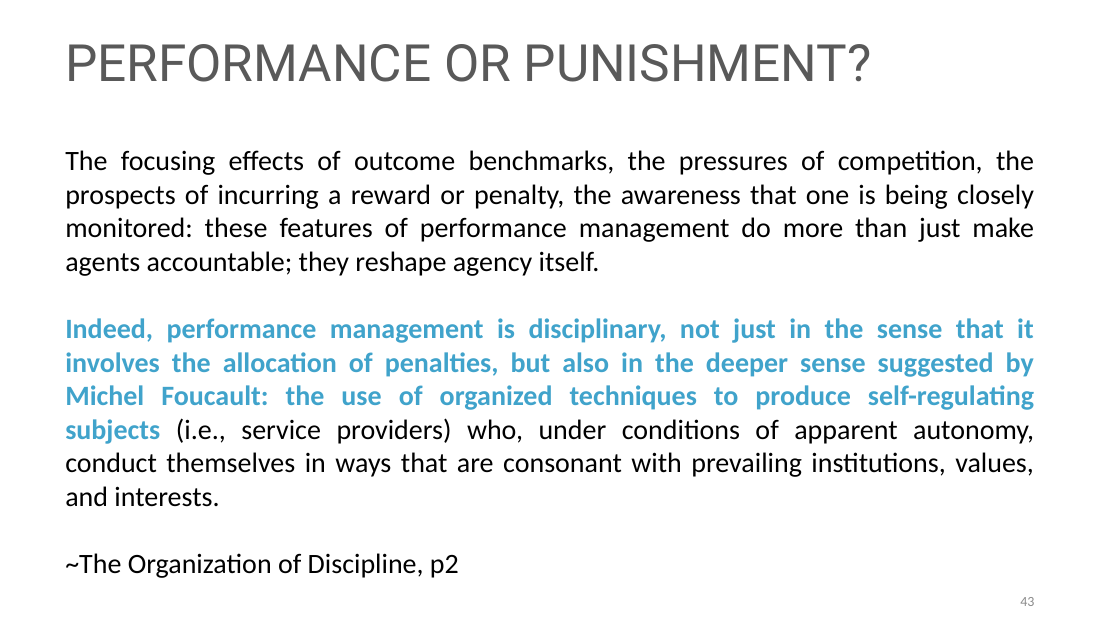
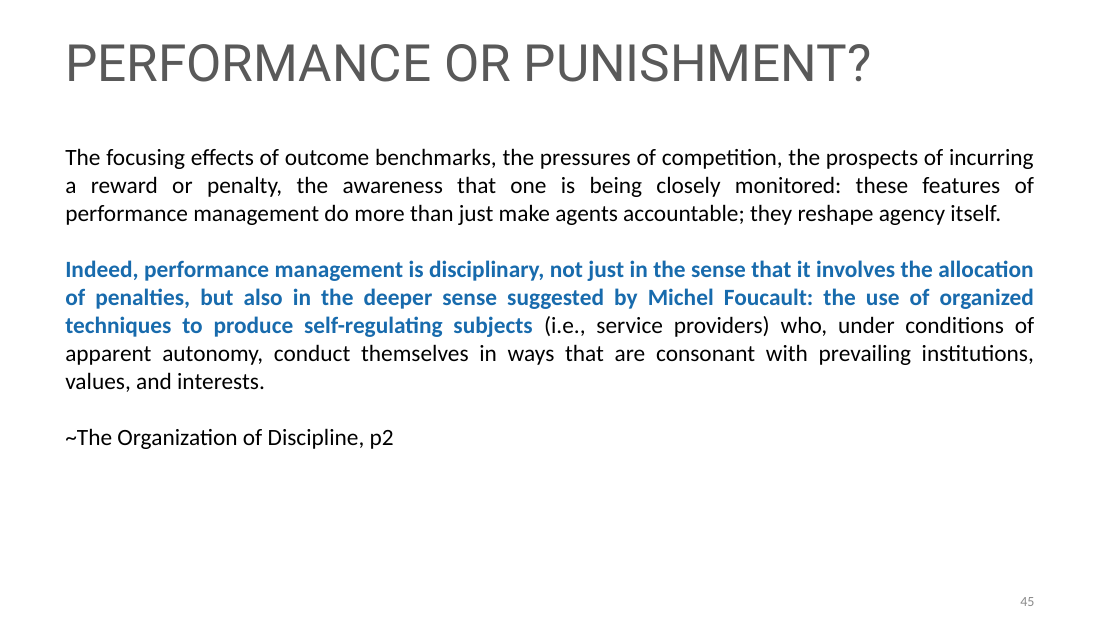
Before and after one commit to DS4PS/cpp-529-master, a slide deck: slide 45 of lectures/p-01-measurement.pptx (slide 43 before the commit). Drawn at 1120x630 pixels with LibreOffice and Linux fonts; fonts in the diff are those of the drawing. Boxes give left, top, right and bottom in pixels: in the first picture for what was removed or moved away, otherwise in the second. Text is boxed around its words. In the diff, an @@ line names an element or a change of style, - is before the commit and + after.

```diff
--- a/lectures/p-01-measurement.pptx
+++ b/lectures/p-01-measurement.pptx
@@ text "The focusing effects of outcome ..." at [65,148,1034,392]: size 24 to 20 pt; text colour #40A3CB to #186BAD in "Indeed, performance management is disciplinary, not just ..." @@
```
Also in this commit, not shown: 5 other slides changed, 1 slide added, 1 slide removed, 2 other files.
